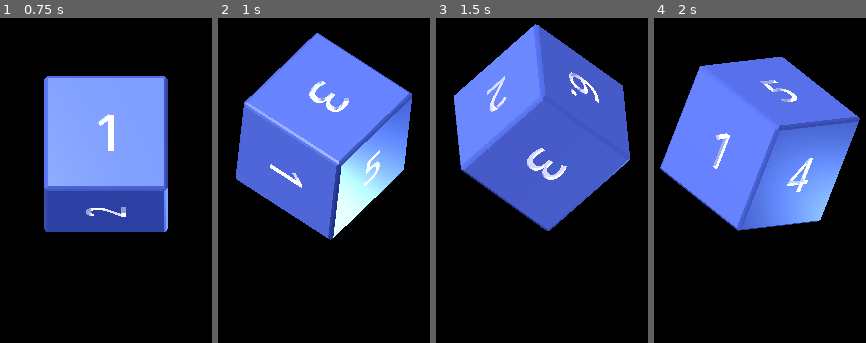
Above: before the commit, frames 1-4 (left to right).
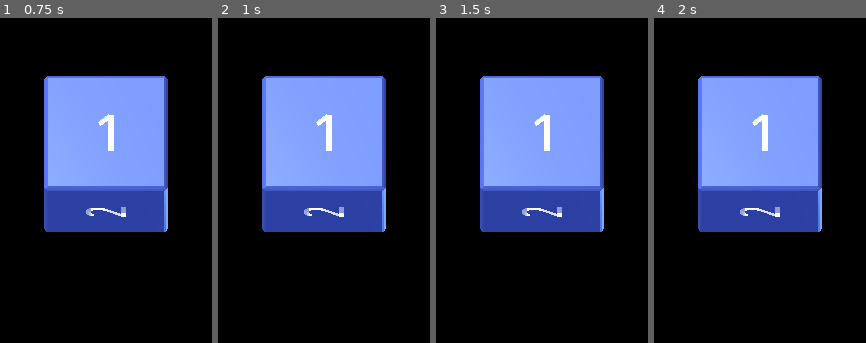
Above: after the commit, the same moments.

Repository: baldej-droid/mywidget-library
Game: Godot game, scene res://main.tscn
The game is run twice, just before and just after one commit, with the same random seed, the same clock (stepped at 60 frames per second) and the same inputs.
Inputs (mouse positions are in pixels of both pictures, inside the frame that each line leads up to):
- Up to frame 1 (0.75 s): tap Enter at 0.5 s; move the mouse to (184, 154) at 0.52 s; click (184, 154) at 0.67 s
- Up to frame 2 (1 s): no input
- Up to frame 3 (1.5 s): drag from (469, 196) to (525, 261) at 1.27 s
- Up to frame 4 (2 s): no input

Frame 1 is identical in both runs. In frame 2, 36% of the frame differs, in the area x 8-92%, y 4-69%; in frame 3, 37%, in the area x 8-92%, y 1-66%; in frame 4, 35%.

Commit message:
Limit Dice touch region to rendered alpha bounds like Alicia Solid

Diff:
--- a/sources/dice/main.gd
+++ b/sources/dice/main.gd
@@ -25,6 +25,7 @@
 var pressed := false
 var ignore_tap_until := 0
 var window_moved := false
+var touch_region := Rect2()
 
 func _ready() -> void:
 	rng.randomize()
@@ -51,11 +52,6 @@
 		plugin.on_graceful_end.connect(_on_end)
 		# The host's boolean means "enable the widget's touch region".
 		plugin.makeClickPassthrough(true)
-		var touch_timer := Timer.new()
-		touch_timer.wait_time = 0.4
-		touch_timer.timeout.connect(_update_touch_region)
-		add_child(touch_timer)
-		touch_timer.start()
 		plugin.updateNotificationImageFromWidget("banner.png")
 	var args := OS.get_cmdline_user_args()
 	if plugin == null and "--sides" in args:
@@ -68,6 +64,13 @@
 	_rebuild()
 	_publish_controls()
 	set_process(false)
+	if DisplayServer.get_name() != "headless":
+		var touch_timer := Timer.new()
+		touch_timer.wait_time = 0.1
+		touch_timer.timeout.connect(_update_touch_region)
+		add_child(touch_timer)
+		touch_timer.start()
+		_update_touch_region_after_draw()
 	if "--capture" in OS.get_cmdline_user_args():
 		_capture.call_deferred()
 
@@ -118,9 +121,26 @@
 	return locale.to_lower().begins_with("ru")
 
 func _update_touch_region() -> void:
-	# Android SurfaceControl expects physical surface pixels, not canvas coordinates.
-	var scale_px := Vector2(get_window().size) / Vector2(360, 420)
-	plugin.setViewRegion(int(22 * scale_px.x), int(35 * scale_px.y), int(316 * scale_px.x), int(365 * scale_px.y))
+	# Same alpha-bounds limiter as Alicia Solid, rather than a fixed window-sized box.
+	_apply_touch_image(get_viewport().get_texture().get_image())
+
+func _update_touch_region_after_draw() -> void:
+	await RenderingServer.frame_post_draw
+	_update_touch_region()
+
+func _apply_touch_image(image: Image) -> void:
+	if image == null or image.is_empty():
+		return
+	var rect := Rect2(image.get_used_rect())
+	var image_size := Vector2(image.get_size())
+	var canvas := get_viewport().get_visible_rect()
+	touch_region = Rect2(canvas.position + rect.position * canvas.size / image_size, rect.size * canvas.size / image_size)
+	if plugin != null:
+		# Texture, canvas and Android surface sizes can differ after stretching/scaling.
+		var scale_px := Vector2(get_window().size) / image_size
+		var start := (rect.position * scale_px).floor()
+		var end := (rect.end * scale_px).ceil()
+		plugin.setViewRegion(int(start.x), int(start.y), int(end.x-start.x), int(end.y-start.y))
 
 func _refresh_text() -> void:
 	if plugin != null:
@@ -397,7 +417,7 @@
 
 func _tap(down: bool, point: Vector2) -> void:
 	if down:
-		pressed = Rect2(22, 35, 316, 365).has_point(point)
+		pressed = touch_region.has_point(point)
 		pressed_at = point
 		press_time = Time.get_ticks_msec()
 	else:
